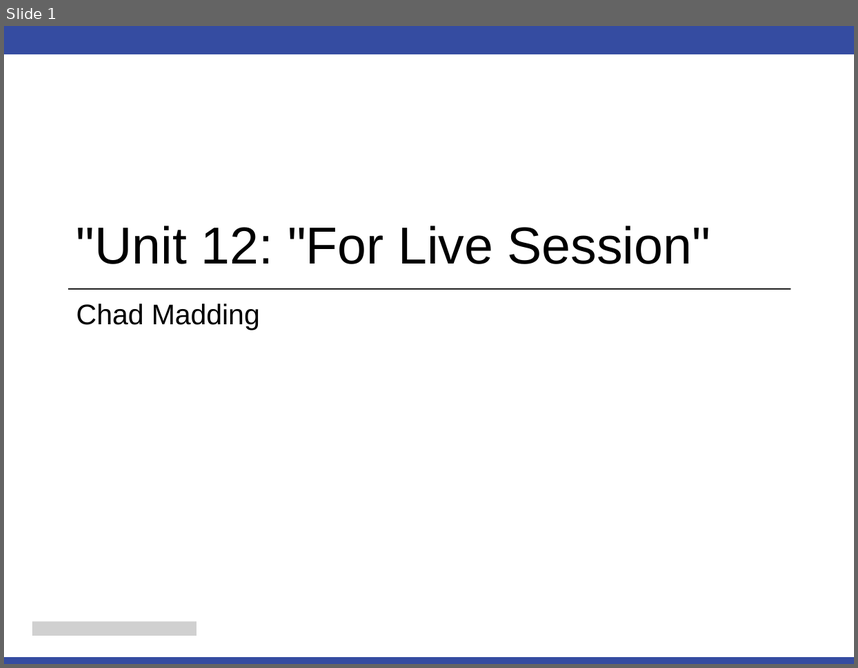
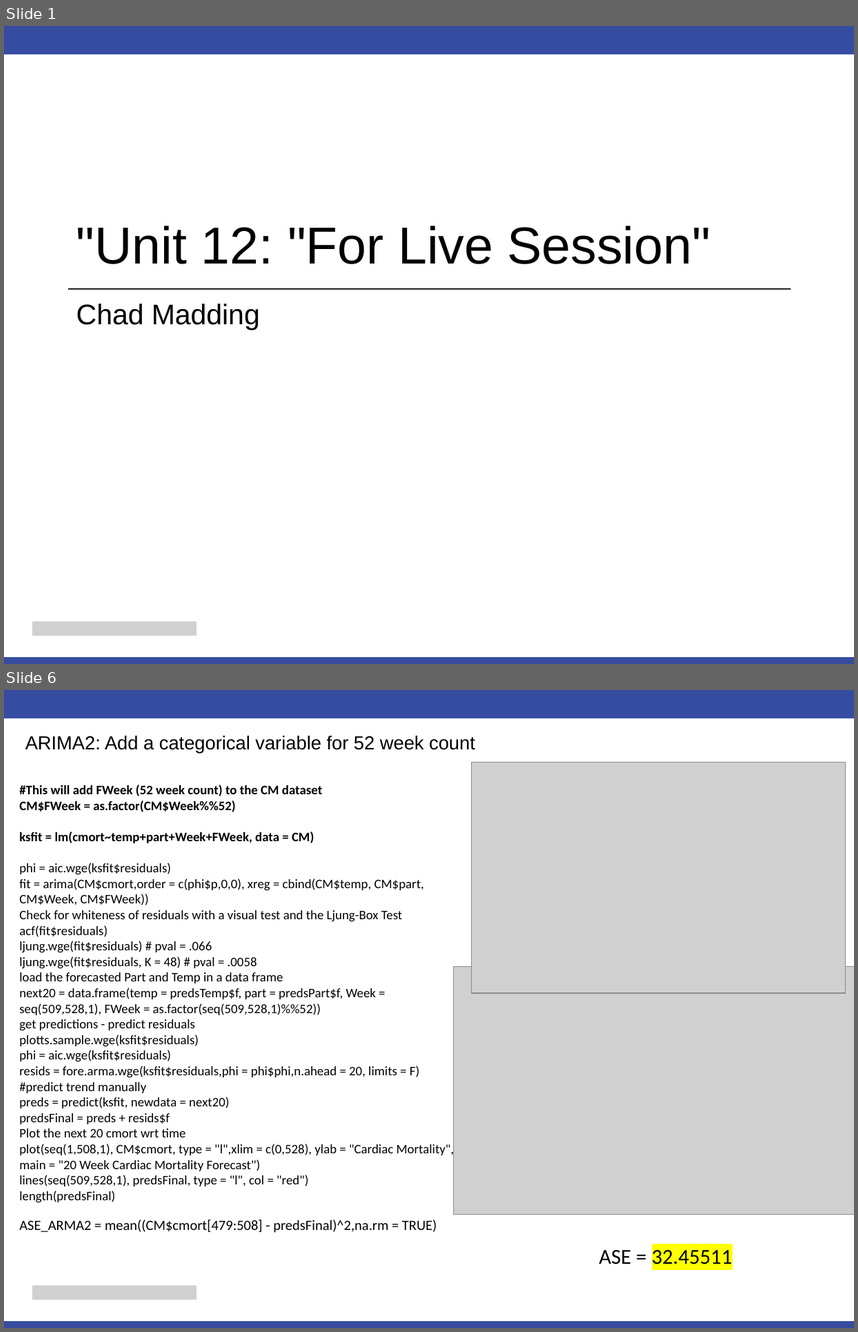
Before and after one commit to cmadding/MSDS6373, a slide deck: Unit12/Chad_Madding_Unit 12 For Live Session.pptx. Shown one above the other, each under a label of ours: slide 1 before the commit, slides 1 and 6 after it; the slides between them are not shown. The pictures are 858x668 and 858x1332 pixels, drawn with LibreOffice and Linux fonts; fonts in the diff are those of the drawing; grey boxes stand for pictures. Boxes give left, top, right and bottom in pixels: in the first picture for what was removed or moved away, otherwise in the second. Text is boxed around its words. In the diff, an @@ line names an element or a change of style, - is before the commit and + after.

Commit message:
Updated Unit 12 informmation and added weather data to the final project.

```diff
--- a/Unit12/Chad_Madding_Unit 12 For Live Session.pptx
+++ b/Unit12/Chad_Madding_Unit 12 For Live Session.pptx
@@ slide 6 added at [4,690,854,1328], background #FFFFFF; not listed: 2 template elements that a slide beside it also shows @@
@@ title added at [25,736,475,753], 16 pt, text #000000 @@
+ARIMA2: Add a categorical variable for 52 week count
@@ picture added at [472,762,846,994] @@
@@ text added at [19,785,455,1203], 11 pt, text #000000 @@
+#This will add FWeek (52 week count) to the CM dataset
+CM$FWeek = as.factor(CM$Week%%52)
+ksfit = lm(cmort~temp+part+Week+FWeek, data = CM)
+phi = aic.wge(ksfit$residuals)
+fit = arima(CM$cmort,order = c(phi$p,0,0), xreg = cbind(CM$temp, CM$part, CM$Week, CM$FWeek))
+Check for whiteness of residuals with a visual test and the Ljung-Box Test
+acf(fit$residuals)
+ljung.wge(fit$residuals) # pval = .066
+ljung.wge(fit$residuals, K = 48) # pval = .0058
+load the forecasted Part and Temp in a data frame
+next20 = data.frame(temp = predsTemp$f, part = predsPart$f, Week = seq(509,528,1), FWeek = as.factor(seq(509,528,1)%%52))
+get predictions - predict residuals
+plotts.sample.wge(ksfit$residuals)
+phi = aic.wge(ksfit$residuals)
+resids = fore.arma.wge(ksfit$residuals,phi = phi$phi,n.ahead = 20, limits = F)
+#predict trend manually
+preds = predict(ksfit, newdata = next20)
+predsFinal = preds + resids$f
+Plot the next 20 cmort wrt time
+plot(seq(1,508,1), CM$cmort, type = "l",xlim = c(0,528), ylab = "Cardiac Mortality", main = "20 Week Cardiac Mortality Forecast")
+lines(seq(509,528,1), predsFinal, type = "l", col = "red")
+length(predsFinal)
@@ picture added at [454,966,854,1214] @@
@@ text added at [19,1219,437,1232], 12 pt, text #000000 @@
+ASE_ARMA2 = mean((CM$cmort[479:508] - predsFinal)^2,na.rm = TRUE)
@@ text added at [599,1250,733,1264], 18 pt, text #000000 @@
+ASE = 32.45511
@@ picture added at [32,1285,196,1299] @@
```
Also in this commit, not shown: 1 slide changed, 9 other slides added, 11 slides removed, 17 other files.
